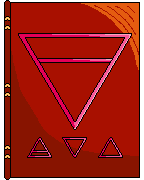
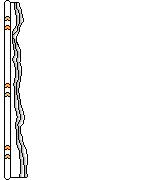
Before/after of a 144px x 180px layered artwork. What changed in the layer stack:
renamed "p8" to "page_missing", showed it, moved it out of group "8", painted on it over [left=5, top=1, right=140, bottom=179]
hid "cover" over [left=5, top=1, right=140, bottom=179]
